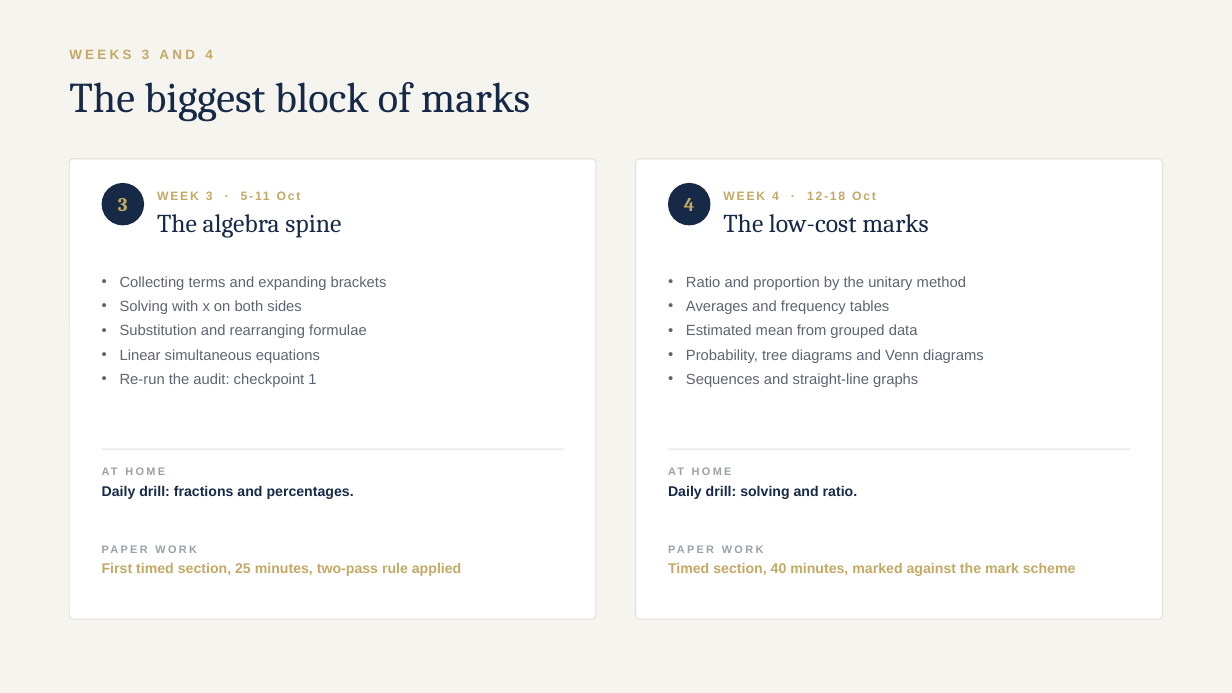
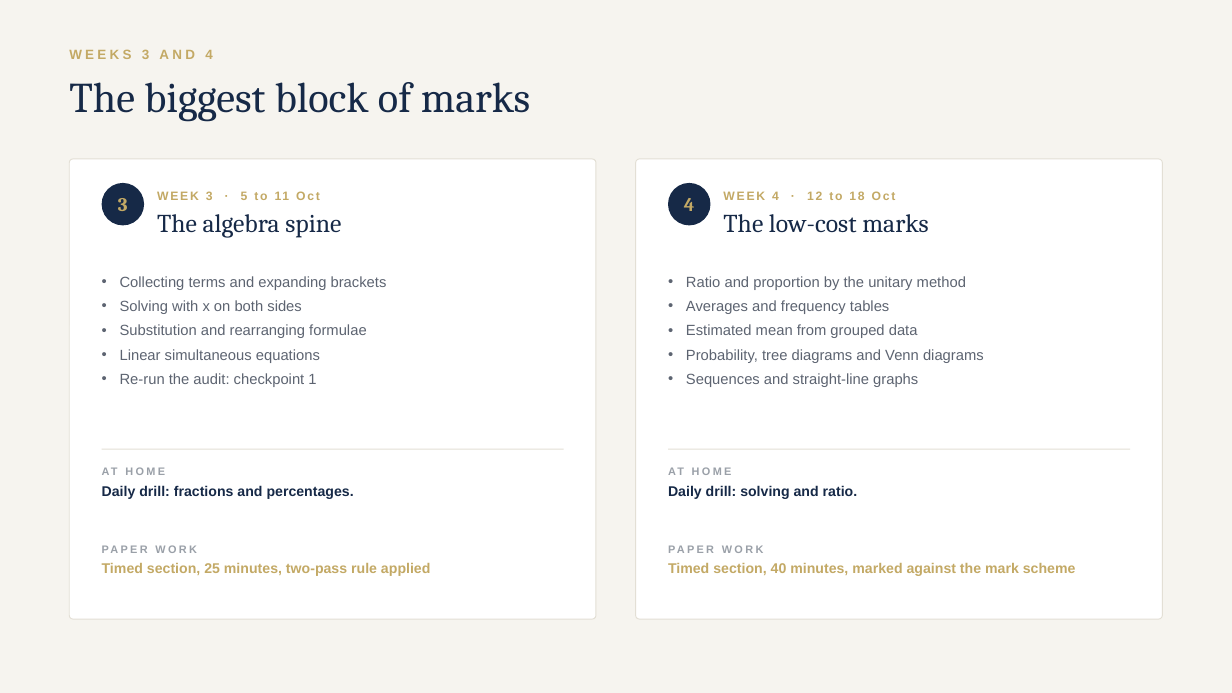
Before and after one commit to AliAljawabra/Daily, a slide deck: slide 8 of tutoring/charlotte/Charlotte_maths_plan.pptx. Drawn at 1232x693 pixels with LibreOffice and Linux fonts; fonts in the diff are those of the drawing. Boxes give left, top, right and bottom in pixels: in the first picture for what was removed or moved away, otherwise in the second. Text is boxed around its words. In the diff, an @@ line names an element or a change of style, - is before the commit and + after.

```diff
--- a/tutoring/charlotte/Charlotte_maths_plan.pptx
+++ b/tutoring/charlotte/Charlotte_maths_plan.pptx
@@ text at [206, 191, 290, 200]: text changed @@
-WEEK 3 · 5-11 Oct
+WEEK 3 · 5 to 11 Oct
@@ text at [723, 191, 896, 200]: text changed @@
-WEEK 4 · 12-18 Oct
+WEEK 4 · 12 to 18 Oct
@@ text at [102, 563, 430, 576]: text changed @@
-First timed section, 25 minutes, two-pass rule applied
+Timed section, 25 minutes, two-pass rule applied
```
Also in this commit, not shown: 5 other slides changed, 1 slide added, 1 slide removed, 1 other file.
